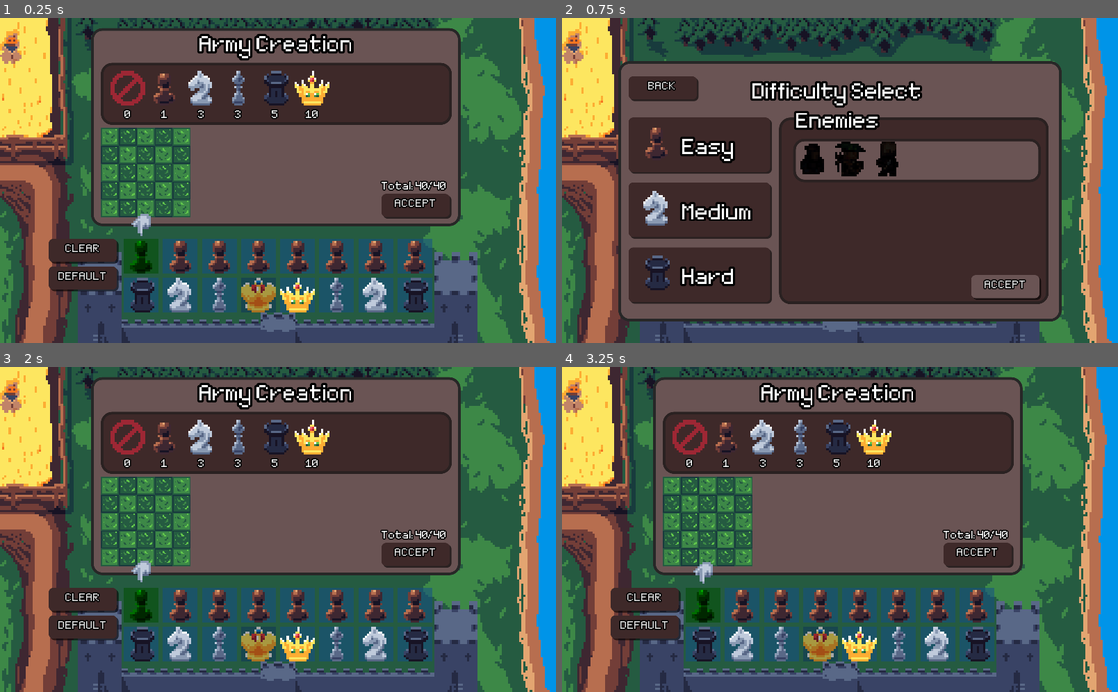
Above: before the commit, frames 1-4 (two rows, left to right).
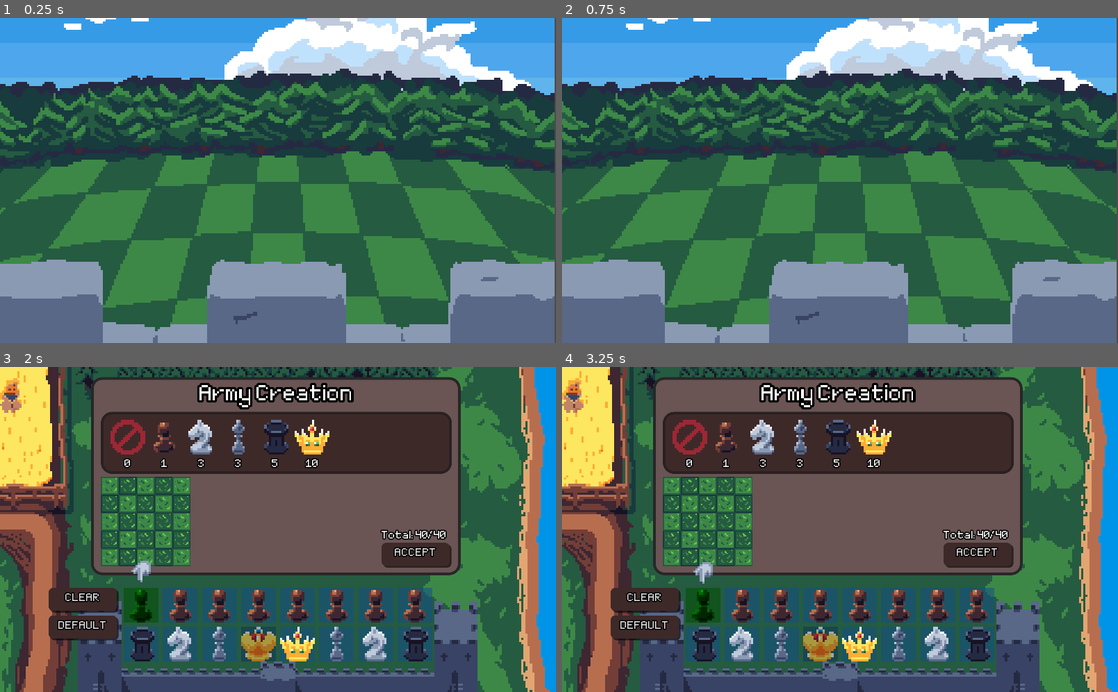
Above: after the commit, the same moments.

Repository: stealthio/Kings-Pawn
Game: Godot game, scene res://Scenes/TitleScreen.tscn
The game is run twice, just before and just after one commit, with the same random seed, the same clock (stepped at 60 frames per second) and the same inputs. Before the commit the project starts from res://Scenes/TeamSetup.tscn.
Inputs (mouse positions are in pixels of both pictures, inside the frame that each line leads up to):
- Up to frame 1 (0.25 s): no input
- Up to frame 2 (0.75 s): click (979, 206) at 0.5 s, where only the run before the commit has a clickable "ACCEPT"
- Up to frame 3 (2 s): click (100, 438) at 1.25 s, where only the run before the commit has a clickable "BACK"
- Up to frame 4 (3.25 s): click "ACCEPT" at 2 s; click "BACK" at 2.75 s

The runs differ from the first frame. In frame 1, 92% of the frame differs, in the area x 0-100%, y 0-100%; in frame 2, 98%; in frame 3, less than 0.1%; in frame 4, less than 0.1%.

Commit message:
Implemented a title screen and BGM from Marco Kaiser - https://soundcloud.com/user-128146600

Diff:
--- a/Scenes/Helper.tscn
+++ b/Scenes/Helper.tscn
@@ -1,7 +1,7 @@
 [gd_scene load_steps=3 format=2]
 
 [ext_resource path="res://Scripts/Helper.gd" type="Script" id=1]
-[ext_resource path="res://Ressources/Music/BGM.wav" type="AudioStream" id=2]
+[ext_resource path="res://Ressources/Music/Castle.mp3" type="AudioStream" id=2]
 
 [node name="Helper" type="Node2D"]
 script = ExtResource( 1 )
--- /dev/null
+++ b/Scenes/TitleScreen.tscn
@@ -0,0 +1,329 @@
+[gd_scene load_steps=16 format=2]
+
+[ext_resource path="res://Ressources/Title/Background.png" type="Texture" id=1]
+[ext_resource path="res://Ressources/Title/Title.png" type="Texture" id=2]
+[ext_resource path="res://Scripts/TitleScreen.gd" type="Script" id=3]
+[ext_resource path="res://Ressources/Fonts/Minimal5x7.ttf" type="DynamicFontData" id=4]
+
+[sub_resource type="Animation" id=5]
+resource_name = "ButtonPressed"
+length = 2.0
+tracks/0/type = "value"
+tracks/0/path = NodePath("PressAnyButton:modulate")
+tracks/0/interp = 1
+tracks/0/loop_wrap = true
+tracks/0/imported = false
+tracks/0/enabled = true
+tracks/0/keys = {
+"times": PoolRealArray( 0, 0.1, 0.2, 0.3 ),
+"transitions": PoolRealArray( 1, 1, 1, 1 ),
+"update": 0,
+"values": [ Color( 1, 1, 1, 1 ), Color( 1, 1, 1, 0 ), Color( 1, 1, 1, 1 ), Color( 1, 1, 1, 0 ) ]
+}
+tracks/1/type = "value"
+tracks/1/path = NodePath("Title:position")
+tracks/1/interp = 2
+tracks/1/loop_wrap = true
+tracks/1/imported = false
+tracks/1/enabled = true
+tracks/1/keys = {
+"times": PoolRealArray( 0, 0.5, 2 ),
+"transitions": PoolRealArray( 1, 1, 1 ),
+"update": 0,
+"values": [ Vector2( 511, 414 ), Vector2( 511, 414 ), Vector2( 706, 414 ) ]
+}
+tracks/2/type = "value"
+tracks/2/path = NodePath("Start Game:modulate")
+tracks/2/interp = 1
+tracks/2/loop_wrap = true
+tracks/2/imported = false
+tracks/2/enabled = true
+tracks/2/keys = {
+"times": PoolRealArray( 0, 1.2, 1.5 ),
+"transitions": PoolRealArray( 1, 1, 1 ),
+"update": 0,
+"values": [ Color( 1, 1, 1, 0 ), Color( 1, 1, 1, 0 ), Color( 1, 1, 1, 1 ) ]
+}
+tracks/3/type = "value"
+tracks/3/path = NodePath("Options:modulate")
+tracks/3/interp = 1
+tracks/3/loop_wrap = true
+tracks/3/imported = false
+tracks/3/enabled = true
+tracks/3/keys = {
+"times": PoolRealArray( 0, 1.4, 1.7 ),
+"transitions": PoolRealArray( 1, 1, 1 ),
+"update": 0,
+"values": [ Color( 1, 1, 1, 0 ), Color( 1, 1, 1, 0 ), Color( 1, 1, 1, 1 ) ]
+}
+tracks/4/type = "value"
+tracks/4/path = NodePath("Exit:modulate")
+tracks/4/interp = 1
+tracks/4/loop_wrap = true
+tracks/4/imported = false
+tracks/4/enabled = true
+tracks/4/keys = {
+"times": PoolRealArray( 0, 1.6, 1.9 ),
+"transitions": PoolRealArray( 1, 1, 1 ),
+"update": 0,
+"values": [ Color( 1, 1, 1, 0 ), Color( 1, 1, 1, 0 ), Color( 1, 1, 1, 1 ) ]
+}
+
+[sub_resource type="Animation" id=3]
+resource_name = "Idle"
+length = 3.0
+loop = true
+tracks/0/type = "value"
+tracks/0/path = NodePath("Title:position")
+tracks/0/interp = 2
+tracks/0/loop_wrap = true
+tracks/0/imported = false
+tracks/0/enabled = true
+tracks/0/keys = {
+"times": PoolRealArray( 0, 1.5, 3 ),
+"transitions": PoolRealArray( 1, 1, 1 ),
+"update": 0,
+"values": [ Vector2( 511, 414 ), Vector2( 511, 420 ), Vector2( 511, 414 ) ]
+}
+tracks/1/type = "value"
+tracks/1/path = NodePath("PressAnyButton:modulate")
+tracks/1/interp = 1
+tracks/1/loop_wrap = true
+tracks/1/imported = false
+tracks/1/enabled = true
+tracks/1/keys = {
+"times": PoolRealArray( 0, 1.5, 3 ),
+"transitions": PoolRealArray( 1, 1, 1 ),
+"update": 0,
+"values": [ Color( 1, 1, 1, 1 ), Color( 1, 1, 1, 0 ), Color( 1, 1, 1, 1 ) ]
+}
+
+[sub_resource type="Animation" id=1]
+length = 0.001
+tracks/0/type = "value"
+tracks/0/path = NodePath("Title:position")
+tracks/0/interp = 1
+tracks/0/loop_wrap = true
+tracks/0/imported = false
+tracks/0/enabled = true
+tracks/0/keys = {
+"times": PoolRealArray( 0 ),
+"transitions": PoolRealArray( 1 ),
+"update": 0,
+"values": [ Vector2( 511, -21 ) ]
+}
+tracks/1/type = "value"
+tracks/1/path = NodePath("Title:modulate")
+tracks/1/interp = 1
+tracks/1/loop_wrap = true
+tracks/1/imported = false
+tracks/1/enabled = true
+tracks/1/keys = {
+"times": PoolRealArray( 0 ),
+"transitions": PoolRealArray( 1 ),
+"update": 0,
+"values": [ Color( 1, 1, 1, 0 ) ]
+}
+tracks/2/type = "value"
+tracks/2/path = NodePath("PressAnyButton:modulate")
+tracks/2/interp = 1
+tracks/2/loop_wrap = true
+tracks/2/imported = false
+tracks/2/enabled = true
+tracks/2/keys = {
+"times": PoolRealArray( 0 ),
+"transitions": PoolRealArray( 1 ),
+"update": 0,
+"values": [ Color( 1, 1, 1, 0 ) ]
+}
+tracks/3/type = "value"
+tracks/3/path = NodePath("Start Game:modulate")
+tracks/3/interp = 1
+tracks/3/loop_wrap = true
+tracks/3/imported = false
+tracks/3/enabled = true
+tracks/3/keys = {
+"times": PoolRealArray( 0 ),
+"transitions": PoolRealArray( 1 ),
+"update": 0,
+"values": [ Color( 1, 1, 1, 0 ) ]
+}
+tracks/4/type = "value"
+tracks/4/path = NodePath("Options:modulate")
+tracks/4/interp = 1
+tracks/4/loop_wrap = true
+tracks/4/imported = false
+tracks/4/enabled = true
+tracks/4/keys = {
+"times": PoolRealArray( 0 ),
+"transitions": PoolRealArray( 1 ),
+"update": 0,
+"values": [ Color( 1, 1, 1, 0 ) ]
+}
+tracks/5/type = "value"
+tracks/5/path = NodePath("Exit:modulate")
+tracks/5/interp = 1
+tracks/5/loop_wrap = true
+tracks/5/imported = false
+tracks/5/enabled = true
+tracks/5/keys = {
+"times": PoolRealArray( 0 ),
+"transitions": PoolRealArray( 1 ),
+"update": 0,
+"values": [ Color( 1, 1, 1, 0 ) ]
+}
+
+[sub_resource type="Animation" id=2]
+resource_name = "Startup"
+length = 5.0
+tracks/0/type = "value"
+tracks/0/path = NodePath("Title:position")
+tracks/0/interp = 2
+tracks/0/loop_wrap = true
+tracks/0/imported = false
+tracks/0/enabled = true
+tracks/0/keys = {
+"times": PoolRealArray( 0, 5 ),
+"transitions": PoolRealArray( 1, 1 ),
+"update": 0,
+"values": [ Vector2( 511, -21 ), Vector2( 511, 414 ) ]
+}
+tracks/1/type = "value"
+tracks/1/path = NodePath("Title:modulate")
+tracks/1/interp = 1
+tracks/1/loop_wrap = true
+tracks/1/imported = false
+tracks/1/enabled = true
+tracks/1/keys = {
+"times": PoolRealArray( 1.4, 5 ),
+"transitions": PoolRealArray( 1, 1 ),
+"update": 0,
+"values": [ Color( 1, 1, 1, 0 ), Color( 1, 1, 1, 1 ) ]
+}
+tracks/2/type = "value"
+tracks/2/path = NodePath("PressAnyButton:modulate")
+tracks/2/interp = 1
+tracks/2/loop_wrap = true
+tracks/2/imported = false
+tracks/2/enabled = true
+tracks/2/keys = {
+"times": PoolRealArray( 0, 4.5, 5 ),
+"transitions": PoolRealArray( 1, 1, 1 ),
+"update": 0,
+"values": [ Color( 1, 1, 1, 0 ), Color( 1, 1, 1, 0 ), Color( 1, 1, 1, 1 ) ]
+}
+
+[sub_resource type="DynamicFont" id=4]
+size = 64
+outline_size = 4
+outline_color = Color( 0, 0, 0, 1 )
+font_data = ExtResource( 4 )
+
+[sub_resource type="DynamicFont" id=6]
+size = 64
+outline_size = 4
+outline_color = Color( 0, 0, 0, 1 )
+font_data = ExtResource( 4 )
+
+[sub_resource type="StyleBoxEmpty" id=7]
+
+[sub_resource type="StyleBoxEmpty" id=8]
+
+[sub_resource type="StyleBoxEmpty" id=9]
+
+[sub_resource type="StyleBoxEmpty" id=10]
+
+[sub_resource type="StyleBoxEmpty" id=11]
+
+[node name="TitleScreen" type="Node2D"]
+script = ExtResource( 3 )
+
+[node name="Background" type="Sprite" parent="."]
+position = Vector2( 510, 278 )
+texture = ExtResource( 1 )
+
+[node name="Title" type="Sprite" parent="."]
+modulate = Color( 1, 1, 1, 0 )
+position = Vector2( 511, -21 )
+texture = ExtResource( 2 )
+
+[node name="AnimationPlayer" type="AnimationPlayer" parent="."]
+anims/ButtonPressed = SubResource( 5 )
+anims/Idle = SubResource( 3 )
+anims/RESET = SubResource( 1 )
+anims/Startup = SubResource( 2 )
+
+[node name="PressAnyButton" type="Label" parent="."]
+modulate = Color( 1, 1, 1, 0 )
+margin_left = 354.0
+margin_top = 466.0
+margin_right = 706.0
+margin_bottom = 506.0
+custom_fonts/font = SubResource( 4 )
+text = "Press Any Button"
+__meta__ = {
+"_edit_use_anchors_": false
+}
+
+[node name="Start Game" type="Button" parent="."]
+modulate = Color( 1, 1, 1, 0 )
+margin_left = 87.0
+margin_top = 124.0
+margin_right = 311.0
+margin_bottom = 164.0
+custom_colors/font_color = Color( 1, 1, 1, 1 )
+custom_colors/font_color_hover = Color( 0.423529, 0.423529, 0.423529, 1 )
+custom_fonts/font = SubResource( 6 )
+custom_styles/hover = SubResource( 7 )
+custom_styles/pressed = SubResource( 8 )
+custom_styles/focus = SubResource( 9 )
+custom_styles/normal = SubResource( 10 )
+text = "Start Game"
+align = 0
+__meta__ = {
+"_edit_use_anchors_": false
+}
+
+[node name="Options" type="Button" parent="."]
+modulate = Color( 1, 1, 1, 0 )
+margin_left = 87.0
+margin_top = 179.0
+margin_right = 311.0
+margin_bottom = 219.0
+custom_colors/font_color = Color( 1, 1, 1, 1 )
+custom_colors/font_color_hover = Color( 0.423529, 0.423529, 0.423529, 1 )
+custom_fonts/font = SubResource( 6 )
+custom_styles/hover = SubResource( 7 )
+custom_styles/pressed = SubResource( 8 )
+custom_styles/focus = SubResource( 9 )
+custom_styles/disabled = SubResource( 11 )
+custom_styles/normal = SubResource( 10 )
+disabled = true
+text = "Options"
+align = 0
+__meta__ = {
+"_edit_use_anchors_": false
+}
+
+[node name="Exit" type="Button" parent="."]
+modulate = Color( 1, 1, 1, 0 )
+margin_left = 87.0
+margin_top = 238.0
+margin_right = 311.0
+margin_bottom = 278.0
+custom_colors/font_color = Color( 1, 1, 1, 1 )
+custom_colors/font_color_hover = Color( 0.423529, 0.423529, 0.423529, 1 )
+custom_fonts/font = SubResource( 6 )
+custom_styles/hover = SubResource( 7 )
+custom_styles/pressed = SubResource( 8 )
+custom_styles/focus = SubResource( 9 )
+custom_styles/normal = SubResource( 10 )
+text = "Exit"
+align = 0
+__meta__ = {
+"_edit_use_anchors_": false
+}
+
+[connection signal="animation_finished" from="AnimationPlayer" to="." method="_on_AnimationPlayer_animation_finished"]
+[connection signal="pressed" from="Start Game" to="." method="_on_Start_Game_pressed"]
+[connection signal="pressed" from="Exit" to="." method="_on_Exit_pressed"]
--- a/Scripts/Helper.gd
+++ b/Scripts/Helper.gd
@@ -261,3 +261,7 @@
 			target = $SFX2
 	target.stream = sfx
 	target.play(0)
+
+func play_BGM(bgm):
+	$BGM.stream = bgm
+	$BGM.play(0)
--- a/Scripts/TeamSetup.gd
+++ b/Scripts/TeamSetup.gd
@@ -39,6 +39,8 @@
 	Helper.figure_setup = figures
 	get_tree().change_scene("res://Scenes/LevelSelect.tscn")
 
+func _ready():
+	Helper.play_BGM(preload("res://Ressources/Music/BGM.wav"))
 
 func _on_Clear_pressed():
 	for slot in $Slots.get_children():
--- /dev/null
+++ b/Scripts/TitleScreen.gd
@@ -0,0 +1,36 @@
+extends Node2D
+
+enum States {
+	STARTUP,
+	IDLE,
+	MENU
+}
+
+var state = States.STARTUP
+
+func _ready():
+	$AnimationPlayer.play("Startup")
+
+
+func _on_AnimationPlayer_animation_finished(anim_name):
+	if anim_name == "Startup":
+		state = States.IDLE
+		$AnimationPlayer.playback_speed = 1
+		$AnimationPlayer.play("Idle")
+
+func _input(event):
+	if event is InputEventMouseMotion: # Ignore Mouse motion
+		return
+	if state == States.STARTUP: # Speed up the beginning animation for impatient players
+		$AnimationPlayer.playback_speed = 4
+	elif state == States.IDLE:
+		state = States.MENU
+		$AnimationPlayer.play("ButtonPressed")
+
+
+func _on_Start_Game_pressed():
+	get_tree().change_scene("res://Scenes/TeamSetup.tscn")
+
+
+func _on_Exit_pressed():
+	get_tree().quit()
--- a/project.godot
+++ b/project.godot
@@ -11,7 +11,7 @@
 [application]
 
 config/name="Castle Chess"
-run/main_scene="res://Scenes/TeamSetup.tscn"
+run/main_scene="res://Scenes/TitleScreen.tscn"
 config/icon="res://icon.png"
 
 [autoload]
Not shown, added: Ressources/Music/Castle.mp3.import
Binary file added: Ressources/Title/Background.png
Not shown, added: Ressources/Title/Background.png.import
Binary file added: Ressources/Title/Title.png
Not shown, added: Ressources/Title/Title.png.import
Not shown, added: Ressources/Music/Castle.mp3
